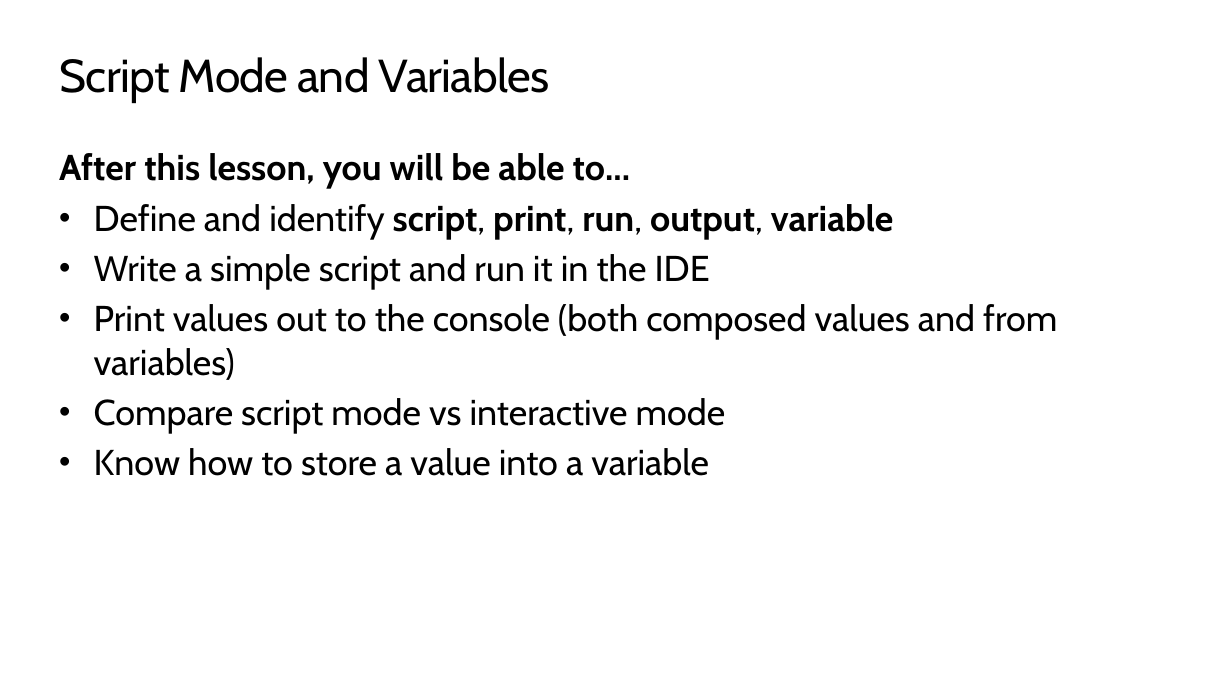
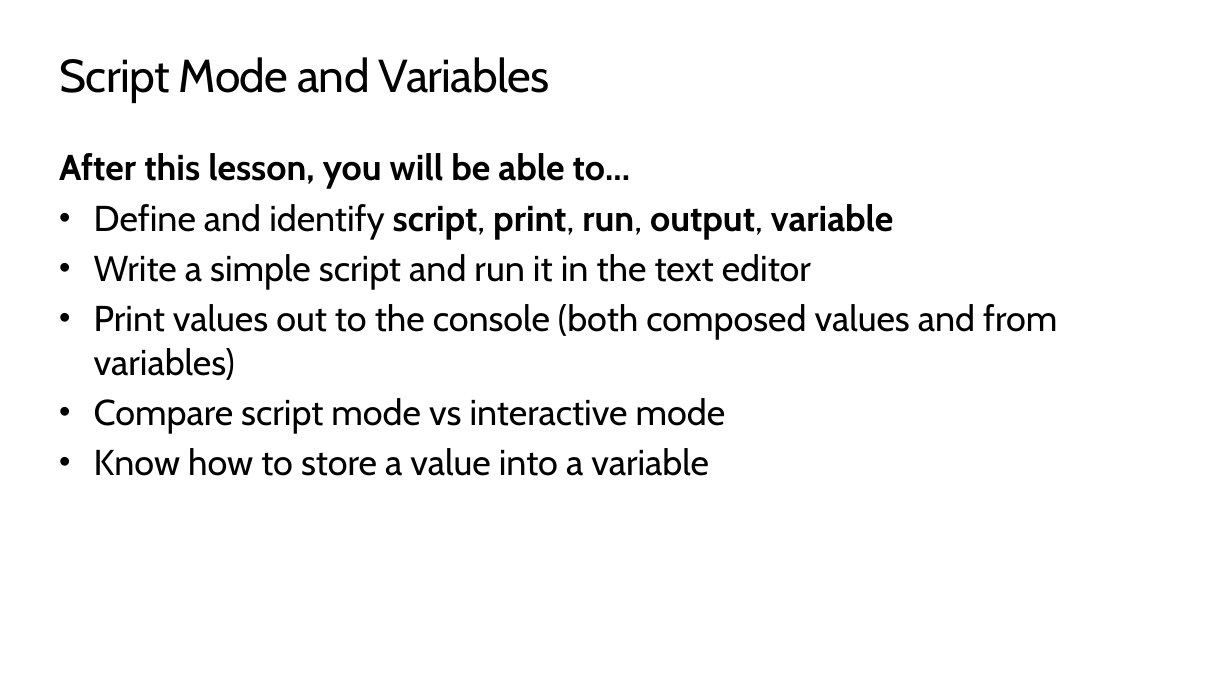
Before and after one commit to TEALSK12/2nd-semester-introduction-to-computer-science, a slide deck: slide 2 of docs/units/1_unit/slidedecks/Intro Python 1.03 TEALS.pptx. Drawn at 1232x693 pixels with LibreOffice and Linux fonts; fonts in the diff are those of the drawing; background and template pictures are left out. Boxes give left, top, right and bottom in pixels: in the first picture for what was removed or moved away, otherwise in the second. Text is boxed around its words. In the diff, an @@ line names an element or a change of style, - is before the commit and + after.

Commit message:
Updated terminology to include Text Editor

```diff
--- a/docs/units/1_unit/slidedecks/Intro Python 1.03 TEALS.pptx
+++ b/docs/units/1_unit/slidedecks/Intro Python 1.03 TEALS.pptx
@@ text at [94,254,811,290]: text changed @@
-• Write a simple script and run it in the IDE
+• Write a simple script and run it in the text editor
```
Also in this commit, not shown: 5 other files.
